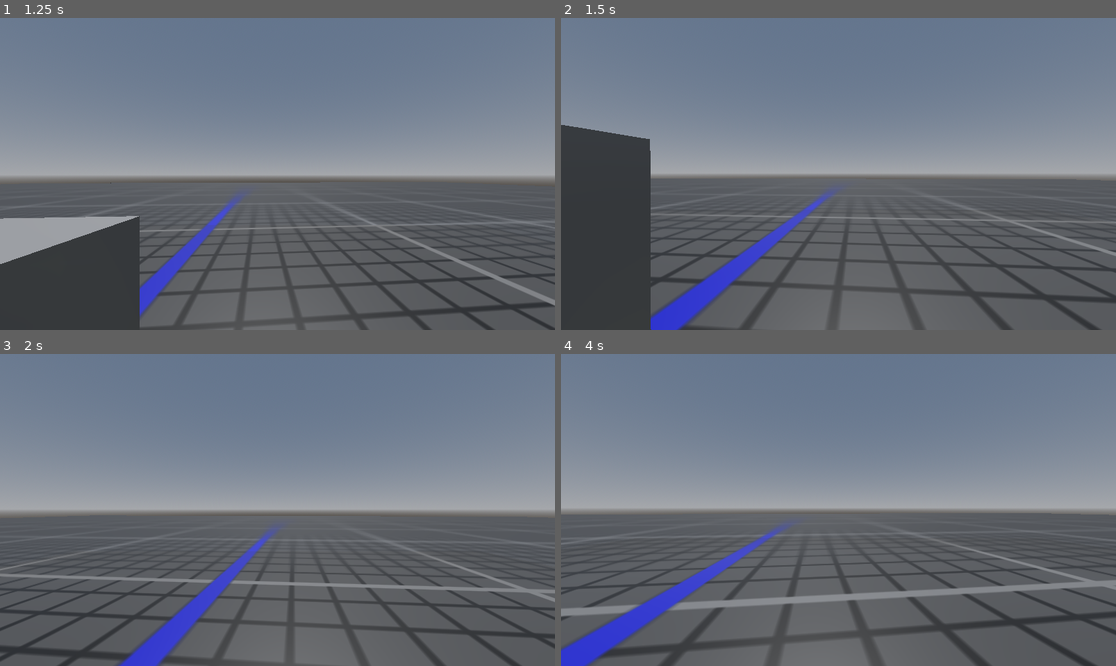
Above: before the commit, frames 1-4 (two rows, left to right).
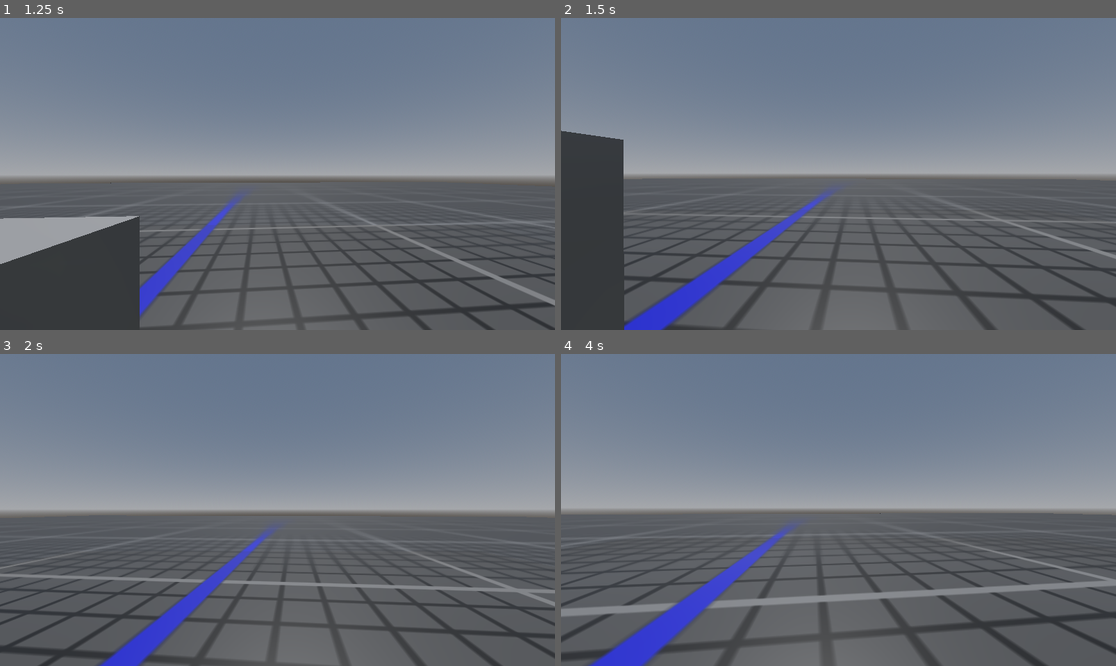
Above: after the commit, the same moments.

Repository: olinic/godot-fps-template
Game: Godot game, scene res://main.tscn
Two runs of this game, one before a commit and one after it. Both use one fixed random seed, a clock stepped at 60 frames per second and the inputs below.
Inputs (mouse positions are in pixels of both pictures, inside the frame that each line leads up to):
- Up to frame 1 (1.25 s): tap Enter at 0.5 s; move the mouse to (305, 174) at 0.52 s; hold Up (move_forward) from 0.53 s (still down); tap Space (jump) at 0.6, 0.77, 1.07 s
- Up to frame 2 (1.5 s): keep holding Up (move_forward); move the mouse to (810, 174) at 1.27 s; tap Shift (keyboard_sprint) at 1.35 s
- Up to frame 3 (2 s): keep holding Up (move_forward); tap Space (jump) at 1.52, 1.55, 1.82 s
- Up to frame 4 (4 s): keep holding Up (move_forward); move the mouse to (849, 503) at 2.02 s; tap Space (jump) at 2.1, 3.02, 3.05, 3.32, 3.6, 3.77 s; move the mouse to (832, 516) at 2.77 s; tap Shift (keyboard_sprint) at 2.85 s; move the mouse to (877, 513) at 3.52 s

Frame 1 is identical in both runs. In frame 2, 8.7% of the frame differs, in the area x 0-100%, y 34-100%; in frame 3, 7.1%; in frame 4, 10%, in the area x 0-100%, y 51-100%.

Commit message:
Keep aerial direction after jump
Fix to avoid moving the direction the player is looking while in mid-air.

Diff:
--- a/Player/player.gd
+++ b/Player/player.gd
@@ -18,7 +18,7 @@
 
 var is_sprinting: bool = false
 var mouse_motion: Vector2 = Vector2.ZERO
-var input_dir: Vector2 = Vector2.ZERO
+var aerial_dir: Vector3 = Vector3.ZERO
 
 var gravity = ProjectSettings.get_setting("physics/3d/default_gravity")
 @onready var camera_controller = $CameraController
@@ -40,17 +40,19 @@
 	look_around(delta)
 	apply_gravity(delta)
 	move(delta)
-	handle_jump()
 
 func apply_gravity(delta):
 	if not is_on_floor():
 		velocity.y -= gravity * delta
 
 func move(delta):
+	var input_dir = Input.get_vector("move_left", "move_right", "move_forward", "move_backward")
+	handle_sprint(input_dir)
+	var direction: Vector3
 	if is_on_floor():
-		input_dir = Input.get_vector("move_left", "move_right", "move_forward", "move_backward")
-	handle_sprint(input_dir)
-	var direction = (transform.basis * Vector3(input_dir.x, 0, input_dir.y)).normalized()
+		direction = (transform.basis * Vector3(input_dir.x, 0, input_dir.y)).normalized()
+	else:
+		direction = aerial_dir
 	var speed = get_speed(delta)
 	if direction:
 		velocity.x = direction.x * speed
@@ -59,6 +61,7 @@
 		velocity.x = move_toward(velocity.x, 0, speed)
 		velocity.z = move_toward(velocity.z, 0, speed)
 	move_and_slide()
+	handle_jump(direction)
 
 func handle_sprint(input_direction: Vector2):
 	if ((Input.is_action_just_pressed("keyboard_sprint") or Input.is_action_just_pressed("controller_sprint"))
@@ -101,6 +104,7 @@
 		VERTICAL_LOOK_UPPER_LIMIT
 	)
 
-func handle_jump():
+func handle_jump(direction):
 	if Input.is_action_just_pressed("jump") and is_on_floor():
 		velocity.y = JUMP_VELOCITY
+		aerial_dir = direction
